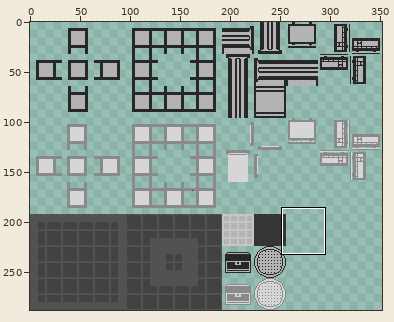
Two states of a sprite sheet, game assets/Tiles/tileSheet.png. Above: a wide view before the commit, with the close-up outlined.
Close-up. Before the edit:
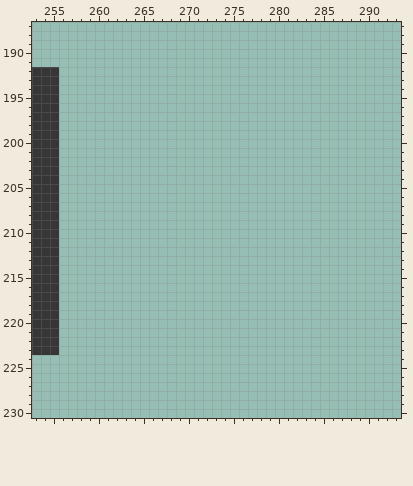
The file is 352x288 pixels. Pixels under 10% opacity are left out. Colours within 5 levels of each other are drawn and written as one. Shown: x 253..293, y 187..230.
And afterwards:
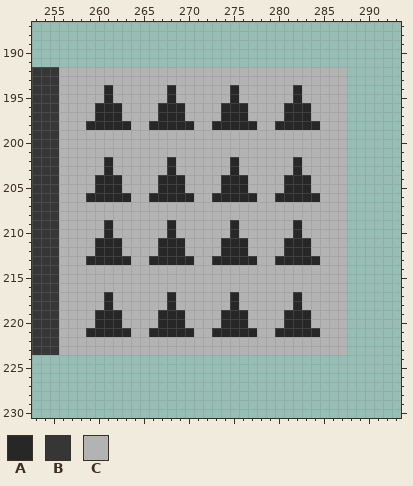
Palette (. is transparent): A #272727  B #363636  C #b3b3b3
The exact change:
@@ x 253..293 @@
 191 .........................................
-192 BBB......................................
-193 BBB......................................
-194 BBB......................................
-195 BBB......................................
-196 BBB......................................
-197 BBB......................................
-198 BBB......................................
-199 BBB......................................
-200 BBB......................................
-201 BBB......................................
-202 BBB......................................
-203 BBB......................................
-204 BBB......................................
-205 BBB......................................
-206 BBB......................................
-207 BBB......................................
-208 BBB......................................
-209 BBB......................................
-210 BBB......................................
-211 BBB......................................
-212 BBB......................................
-213 BBB......................................
-214 BBB......................................
-215 BBB......................................
-216 BBB......................................
-217 BBB......................................
-218 BBB......................................
-219 BBB......................................
-220 BBB......................................
-221 BBB......................................
-222 BBB......................................
-223 BBB......................................
+192 BBBCCCCCCCCCCCCCCCCCCCCCCCCCCCCCCCC......
+193 BBBCCCCCCCCCCCCCCCCCCCCCCCCCCCCCCCC......
+194 BBBCCCCCACCCCCCACCCCCCACCCCCCACCCCC......
+195 BBBCCCCCACCCCCCACCCCCCACCCCCCACCCCC......
+196 BBBCCCCAAACCCCAAACCCCAAACCCCAAACCCC......
+197 BBBCCCCAAACCCCAAACCCCAAACCCCAAACCCC......
+198 BBBCCCAAAAACCAAAAACCAAAAACCAAAAACCC......
+199 BBBCCCCCCCCCCCCCCCCCCCCCCCCCCCCCCCC......
+200 BBBCCCCCCCCCCCCCCCCCCCCCCCCCCCCCCCC......
+201 BBBCCCCCCCCCCCCCCCCCCCCCCCCCCCCCCCC......
+202 BBBCCCCCACCCCCCACCCCCCACCCCCCACCCCC......
+203 BBBCCCCCACCCCCCACCCCCCACCCCCCACCCCC......
+204 BBBCCCCAAACCCCAAACCCCAAACCCCAAACCCC......
+205 BBBCCCCAAACCCCAAACCCCAAACCCCAAACCCC......
+206 BBBCCCAAAAACCAAAAACCAAAAACCAAAAACCC......
+207 BBBCCCCCCCCCCCCCCCCCCCCCCCCCCCCCCCC......
+208 BBBCCCCCCCCCCCCCCCCCCCCCCCCCCCCCCCC......
+209 BBBCCCCCACCCCCCACCCCCCACCCCCCACCCCC......
+210 BBBCCCCCACCCCCCACCCCCCACCCCCCACCCCC......
+211 BBBCCCCAAACCCCAAACCCCAAACCCCAAACCCC......
+212 BBBCCCCAAACCCCAAACCCCAAACCCCAAACCCC......
+213 BBBCCCAAAAACCAAAAACCAAAAACCAAAAACCC......
+214 BBBCCCCCCCCCCCCCCCCCCCCCCCCCCCCCCCC......
+215 BBBCCCCCCCCCCCCCCCCCCCCCCCCCCCCCCCC......
+216 BBBCCCCCCCCCCCCCCCCCCCCCCCCCCCCCCCC......
+217 BBBCCCCCACCCCCCACCCCCCACCCCCCACCCCC......
+218 BBBCCCCCACCCCCCACCCCCCACCCCCCACCCCC......
+219 BBBCCCCAAACCCCAAACCCCAAACCCCAAACCCC......
+220 BBBCCCCAAACCCCAAACCCCAAACCCCAAACCCC......
+221 BBBCCCAAAAACCAAAAACCAAAAACCAAAAACCC......
+222 BBBCCCCCCCCCCCCCCCCCCCCCCCCCCCCCCCC......
+223 BBBCCCCCCCCCCCCCCCCCCCCCCCCCCCCCCCC......
 224 .........................................
Boxes around the changes in both close-ups, in picture pixels (x1, y1, x2, y2):
added: (59, 67, 347, 355)
